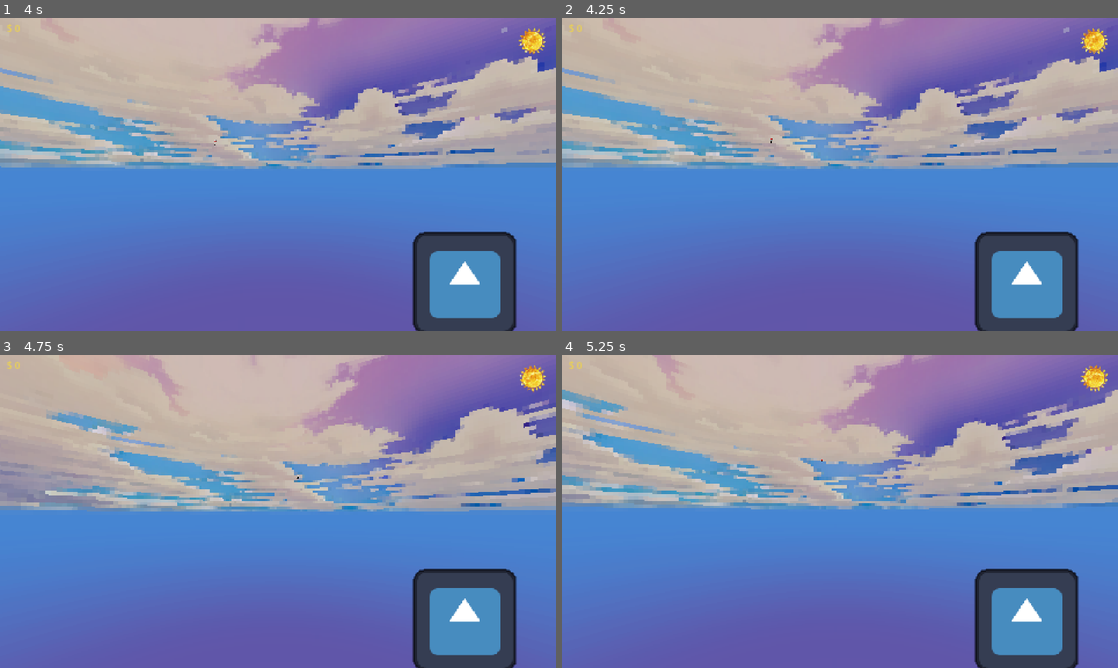
Above: before the commit, frames 1-4 (two rows, left to right).
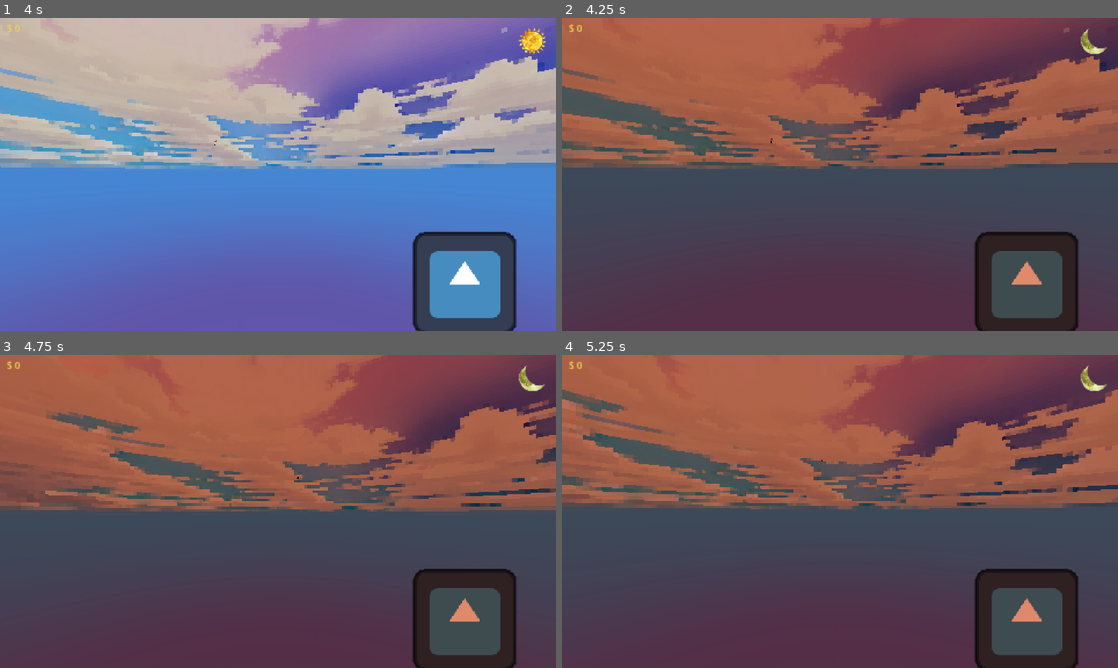
Above: after the commit, the same moments.

Repository: poissew/fishing-game
Game: Godot game, scene res://main.tscn
Two runs of this game, one before a commit and one after it. Both use one fixed random seed, a clock stepped at 60 frames per second and the inputs below. The engine's default icon, where the game draws it, is replaced by a stand-in: a white triangle on a blue panel in a dark square.
Inputs (mouse positions are in pixels of both pictures, inside the frame that each line leads up to):
- Up to frame 1 (4 s): move the mouse to (305, 174) at 0.52 s; hold E (interact) 0.53-1.28 s; hold W (forward) from 0.53 s (still down); click (305, 174) at 0.67 s; move the mouse to (250, 174) at 1.27 s; click (250, 174) at 1.35 s; move the mouse to (289, 168) at 2.02 s; hold E (interact) 2.03-2.78 s; move the mouse to (272, 180) at 2.77 s; click (272, 180) at 2.85 s; move the mouse to (316, 177) at 3.52 s; hold E (interact) from 3.53 s (still down)
- Up to frame 2 (4.25 s): keep holding W (forward); keep holding E (interact); tap F3 (debug_skip_time, bound only after the commit) at 4.15 s
- Up to frame 3 (4.75 s): keep holding W (forward); move the mouse to (233, 508) at 4.27 s; release E (interact) at 4.28 s; click (233, 508) at 4.35 s
- Up to frame 4 (5.25 s): keep holding W (forward); move the mouse to (845, 511) at 5.02 s; hold E (interact) from 5.03 s (still down); click (845, 511) at 5.17 s

Frame 1 is identical in both runs. In frame 2, 100% of the frame differs, in the area x 0-100%, y 0-100%; in frame 3, 100%; in frame 4, 100%.

Commit message:
Add an F3 dev shortcut to skip to nightfall
Waiting out a ten-minute day to look at the night was the obvious gap
after the cycle landed.

Bound to a key rather than an on-screen button: the mouse is captured
during play, so a clickable button would need a menu opened in front of
it first, which defeats the point of a quick dev toggle.

Pressing it again skips on to the next morning, so it steps
day -> night -> day rather than stranding you in the dark for ten
minutes. The Player checks it ahead of every other binding, including
the early returns, so it still works with the inventory or shop open.

set_time_of_day() grows an `announce` flag for this. Seeding the clock in
_ready() should stay silent, but a dev skip that crosses into the other
phase has genuinely changed phase, and anything waiting on
phase_changed would otherwise miss it.

Also corrects the input map table: open_inventory is bound to Tab
(physical_keycode 4194306), not F2 as documented.

Co-Authored-By: Claude Opus 5 <noreply@anthropic.com>

Diff:
--- a/autoload/day_night.gd
+++ b/autoload/day_night.gd
@@ -67,9 +67,33 @@
 
 ## Jump straight to an hour of the in-game day, e.g. set_time_of_day(21.5) for
 ## half past nine at night. Does not count as a new day.
-func set_time_of_day(hour: float) -> void:
+##
+## `announce` decides whether a jump that lands in the other phase is reported
+## as one: off for a silent reposition, which is how the clock seeds itself in
+## _ready(), and on for the dev skip below, where a listener waiting on
+## phase_changed would otherwise miss the transition entirely.
+func set_time_of_day(hour: float, announce: bool = false) -> void:
 	time = _time_for_hour(hour)
-	_sync_markers()
+	if announce:
+		_emit_crossings()
+	else:
+		_sync_markers()
+
+## Dev shortcut: drop straight to nightfall rather than waiting the day out.
+func skip_to_night() -> void:
+	set_time_of_day(DUSK_HOUR, true)
+
+## Dev shortcut: jump to first light.
+func skip_to_day() -> void:
+	set_time_of_day(DAWN_HOUR, true)
+
+## Dev shortcut: whichever of the two above is not where the clock already is,
+## so the same key can be pressed repeatedly to step day -> night -> day.
+func skip_to_next_phase() -> void:
+	if is_day():
+		skip_to_night()
+	else:
+		skip_to_day()
 
 ## True between dawn and dusk.
 func is_day() -> bool:
--- a/classes/player.gd
+++ b/classes/player.gd
@@ -31,6 +31,13 @@
 @onready var player_luck:int = 0
 
 func _input(event: InputEvent) -> void:
+	# Dev shortcut: skip to nightfall, then to the next morning, so the whole
+	# 20-minute cycle does not have to be sat through. Checked ahead of
+	# everything else so it keeps working with the inventory or shop open.
+	if event.is_action_pressed("debug_skip_time"):
+		daynight.skip_to_next_phase()
+		return
+
 	if event.is_action_pressed("pause"):
 		if shop_ui.is_open:
 			_close_shop()
--- a/project.godot
+++ b/project.godot
@@ -89,6 +89,11 @@
 "events": [Object(InputEventKey,"resource_local_to_scene":false,"resource_name":"","device":-1,"window_id":0,"alt_press …(195 unchanged characters)…
 ]
 }
+debug_skip_time={
+"deadzone": 0.2,
+"events": [Object(InputEventKey,"resource_local_to_scene":false,"resource_name":"","device":-1,"window_id":0,"alt_pressed":false,"shift_pressed":false,"ctrl_pressed":false,"meta_pressed":false,"pressed":false,"keycode":0,"physical_keycode":4194334,"key_label":0,"unicode":0,"location":0,"echo":false,"script":null)
+]
+}
 
 [layer_names]
 
Not shown, changed: CLAUDE.md
